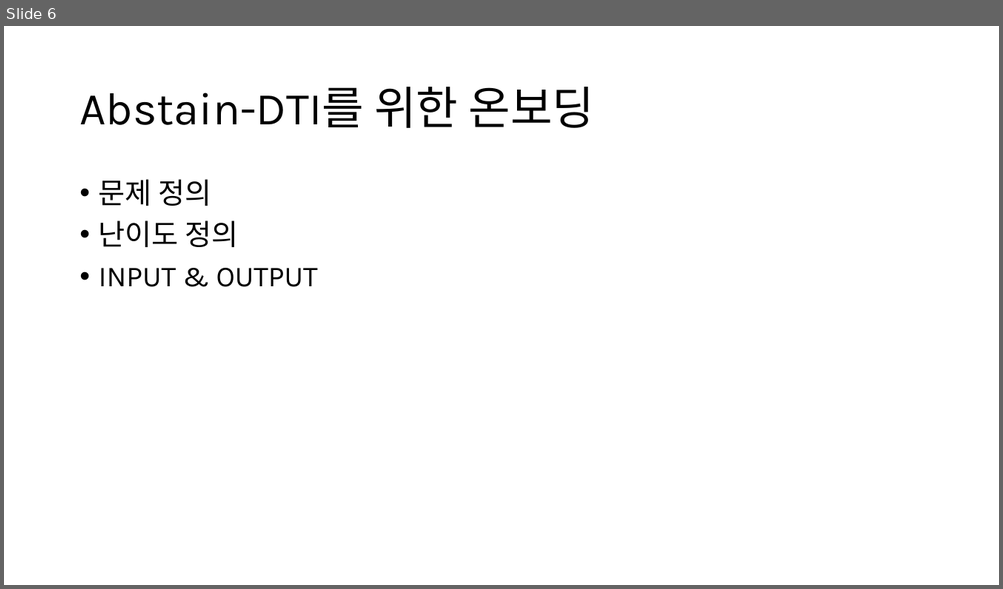
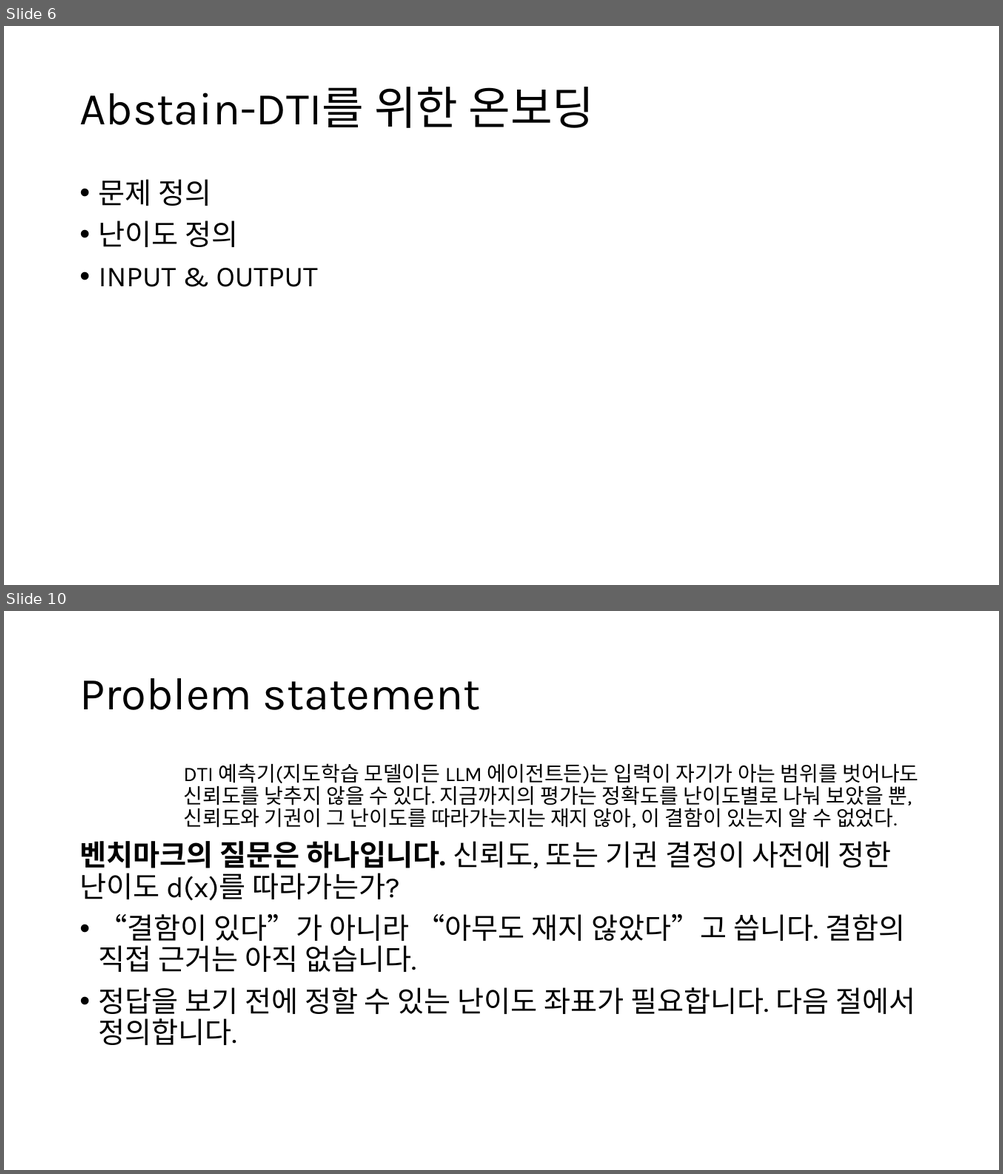
Before and after one commit to Pseudo-Lab/abstain-dti, a slide deck: docs/weekly/w01/w01.pptx. Shown one above the other, each under a label of ours: slide 6 before the commit, slides 6 and 10 after it; the slides between them are not shown. The pictures are 1003x589 and 1003x1174 pixels, drawn with LibreOffice and Linux fonts; fonts in the diff are those of the drawing. Boxes give left, top, right and bottom in pixels: in the first picture for what was removed or moved away, otherwise in the second. Text is boxed around its words. In the diff, an @@ line names an element or a change of style, - is before the commit and + after.

```diff
--- a/docs/weekly/w01/w01.pptx
+++ b/docs/weekly/w01/w01.pptx
@@ slide 10 added at (x1=4, y1=611, x2=999, y2=1170), background #FFFFFF @@
@@ title added at (x1=79, y1=678, x2=481, y2=710), 44 pt, text #000000 @@
+Problem statement
@@ text added at (x1=79, y1=763, x2=919, y2=1045), 28 pt, text #000000 @@
+DTI 예측기(지도학습 모델이든 LLM 에이전트든)는 입력이 자기가 아는 범위를 벗어나도 신뢰도를 낮추지 않을 수 있다. 지금까지의 평가는 정확도를 난이도별로 나눠 보았을 뿐, 신뢰도와 기권이 그 난이도를 따라가는지는 재지 않아, 이 결함이 있는지 알 수 없었다.
+벤치마크의 질문은 하나입니다. 신뢰도, 또는 기권 결정이 사전에 정한 난이도 d(x)를 따라가는가?
+• “결함이 있다”가 아니라 “아무도 재지 않았다”고 씁니다. 결함의 직접 근거는 아직 없습니다.
+• 정답을 보기 전에 정할 수 있는 난이도 좌표가 필요합니다. 다음 절에서 정의합니다.
```
Also in this commit, not shown: 16 other slides added, 6 other files.
